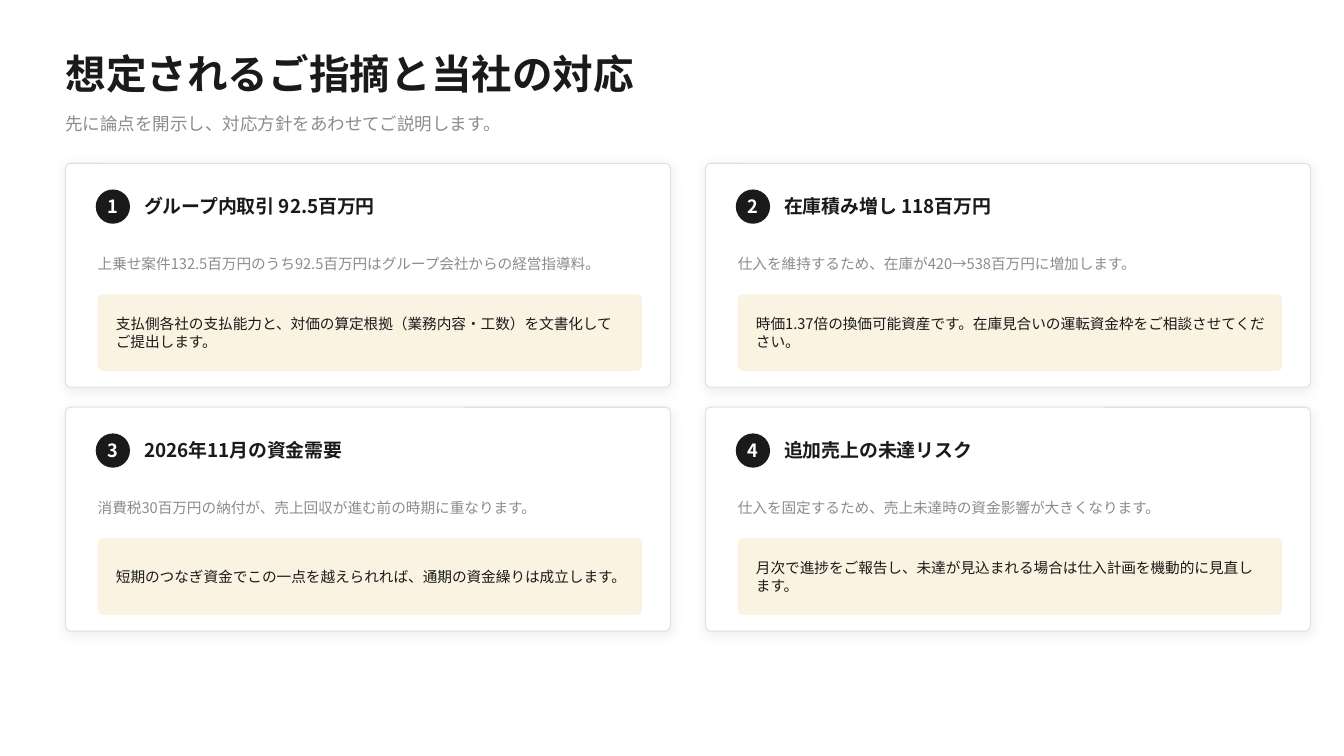
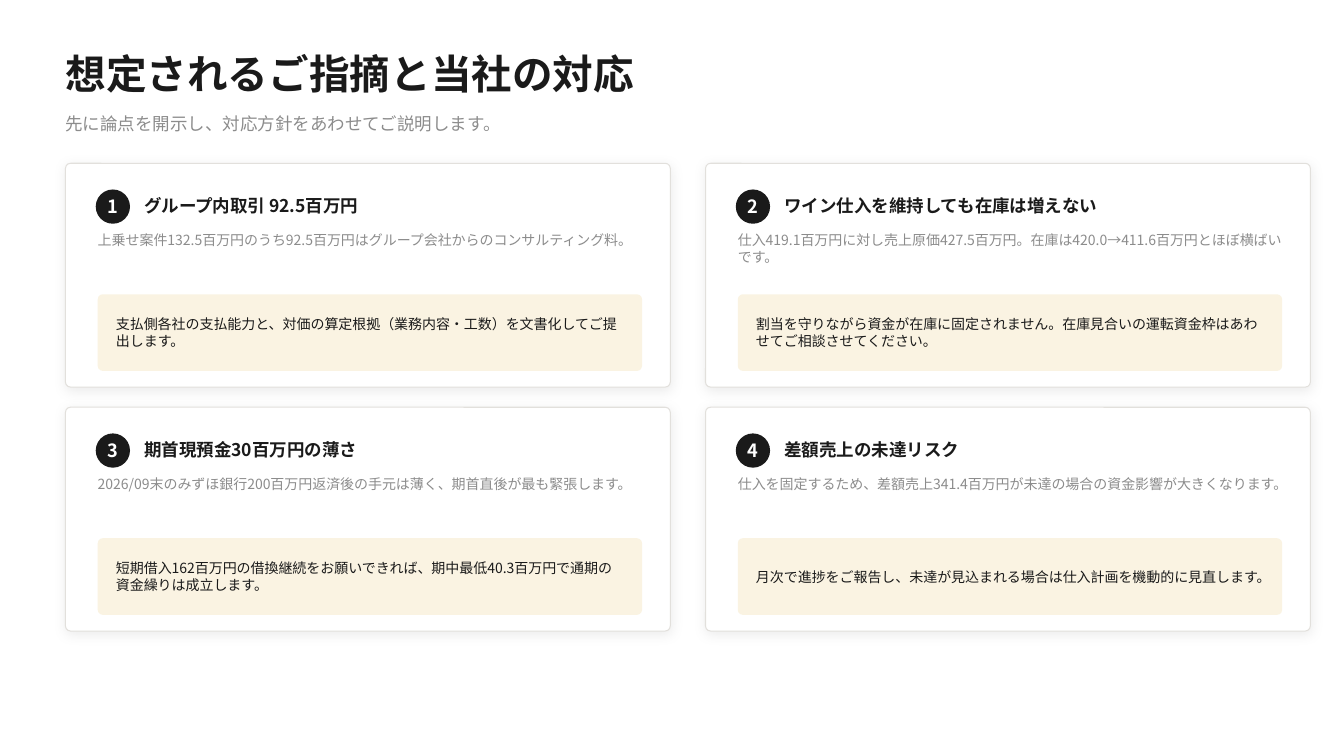
Before and after one commit to nakano-winebank/wine-auction, a slide deck: slide 15 of out/WineBank_FY2027_銀行提出.pptx. Drawn at 1344x756 pixels with LibreOffice and Linux fonts; fonts in the diff are those of the drawing. Boxes give left, top, right and bottom in pixels: in the first picture for what was removed or moved away, otherwise in the second. Text is boxed around its words. In the diff, an @@ line names an element or a change of style, - is before the commit and + after.

```diff
--- a/out/WineBank_FY2027_銀行提出.pptx
+++ b/out/WineBank_FY2027_銀行提出.pptx
@@ text "グループ内取引 92.5百万円" at [144,197,358,214]: size 13.5 to 12.5 pt @@
@@ text at [784,197,1097,214]: text changed; size 13.5 to 12.5 pt @@
-在庫積み増し 118百万円
+ワイン仕入を維持しても在庫は増えない
@@ text at [98,233,632,246]: text changed; size 10.5 to 10 pt @@
-上乗せ案件132.5百万円のうち92.5百万円はグループ会社からの経営指導料。
+上乗せ案件132.5百万円のうち92.5百万円はグループ会社からのコンサルティング料。
@@ text at [738,233,1282,263]: text changed; size 10.5 to 10 pt @@
-仕入を維持するため、在庫が420→538百万円に増加します。
+仕入419.1百万円に対し売上原価427.5百万円。在庫は420.0→411.6百万円とほぼ横ばいです。
@@ text "支払側各社の支払能力と、対価の算定根拠（業務内容・工数）を文書化してご提出します。" at [116,317,617,347]: size 10.5 to 10 pt @@
@@ text at [756,317,1258,347]: text changed; size 10.5 to 10 pt @@
-時価1.37倍の換価可能資産です。在庫見合いの運転資金枠をご相談させてください。
+割当を守りながら資金が在庫に固定されません。在庫見合いの運転資金枠はあわせてご相談させてください。
@@ text at [144,441,357,458]: text changed; size 13.5 to 12.5 pt @@
-2026年11月の資金需要
+期首現預金30百万円の薄さ
@@ text at [784,441,959,458]: text changed; size 13.5 to 12.5 pt @@
-追加売上の未達リスク
+差額売上の未達リスク
@@ vertical alignment middle to top in 4 elements at [98,233,632,246], [738,477,1287,490], [738,233,1282,263], [98,477,632,491] @@
@@ text at [98,477,632,491]: text changed; size 10.5 to 10 pt @@
-消費税30百万円の納付が、売上回収が進む前の時期に重なります。
+2026/09末のみずほ銀行200百万円返済後の手元は薄く、期首直後が最も緊張します。
@@ text at [738,477,1287,490]: text changed; size 10.5 to 10 pt @@
-仕入を固定するため、売上未達時の資金影響が大きくなります。
+仕入を固定するため、差額売上341.4百万円が未達の場合の資金影響が大きくなります。
@@ text "月次で進捗をご報告し、未達が見込まれる場合は仕入計画を機動的に見直します。" at [756,570,1271,584]: size 10.5 to 10 pt @@
@@ text at [116,561,612,591]: text changed; size 10.5 to 10 pt @@
-短期のつなぎ資金でこの一点を越えられれば、通期の資金繰りは成立します。
+短期借入162百万円の借換継続をお願いできれば、期中最低40.3百万円で通期の資金繰りは成立します。
```
Also in this commit, not shown: 9 other slides changed, 2 slides added, 2 slides removed, 10 other files.
